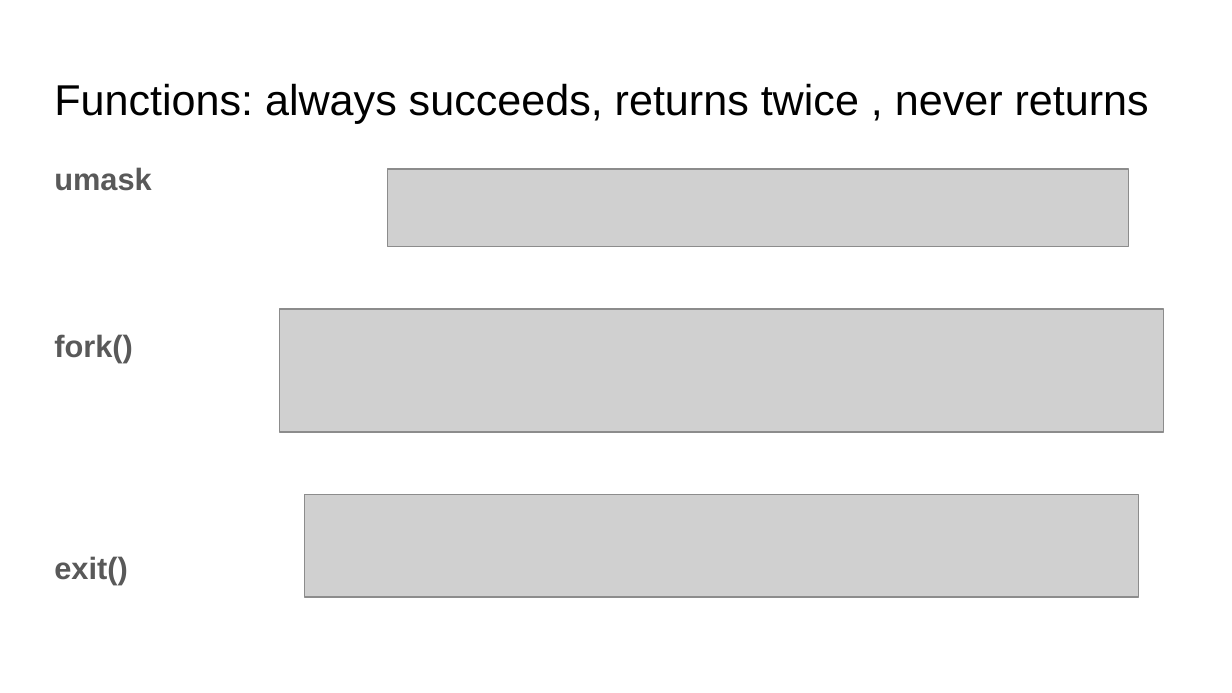
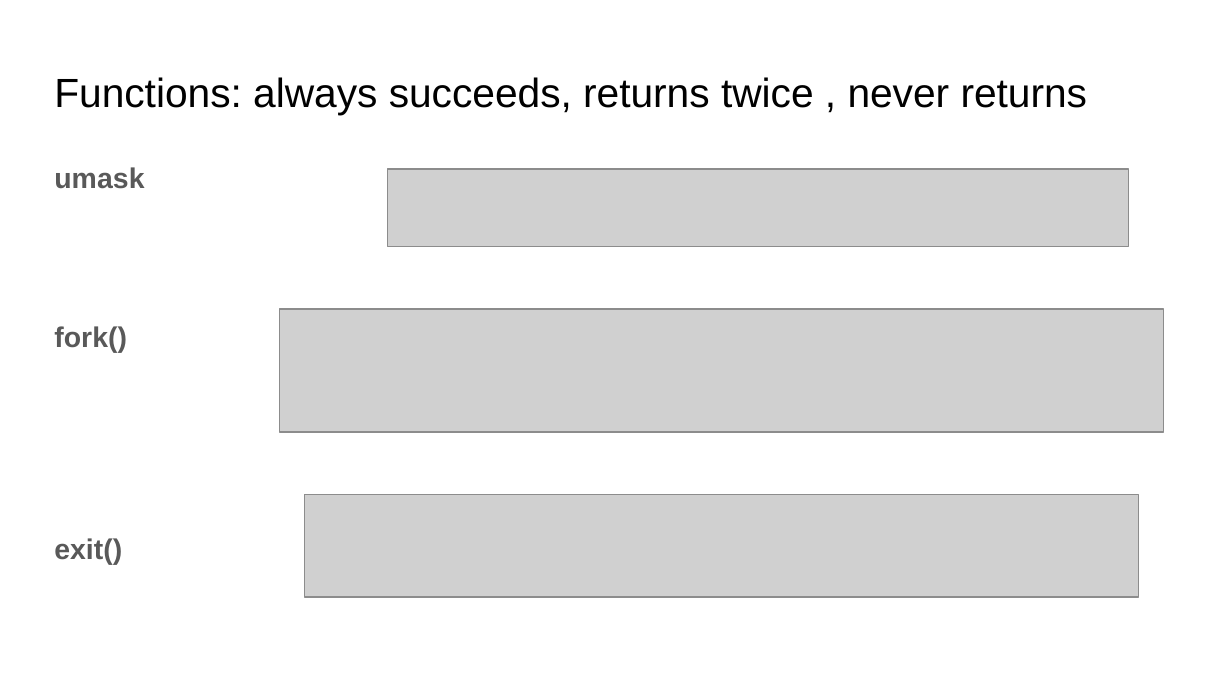
Before and after one commit to ProfJigarPandya/my-content, a slide deck: slide 5 of UnixSystemProgramming/Theory/Computer Engineering Fun Logics - play1.pptx. Drawn at 1232x693 pixels with LibreOffice and Linux fonts; fonts in the diff are those of the drawing; grey boxes stand for pictures. Boxes give left, top, right and bottom in pixels: in the first picture for what was removed or moved away, otherwise in the second. Text is boxed around its words. In the diff, an @@ line names an element or a change of style, - is before the commit and + after.

```diff
--- a/UnixSystemProgramming/Theory/Computer Engineering Fun Logics - play1.pptx
+++ b/UnixSystemProgramming/Theory/Computer Engineering Fun Logics - play1.pptx
@@ title "Functions: always succeeds, returns twice ..." at [54, 77, 1088, 115]: size 25.2 to 23.8 pt; line spacing 1 to 0.9 @@
@@ text "umask" at [54, 167, 144, 564]: size 18 to 16.6 pt @@
```
Also in this commit, not shown: 13 other slides changed, 1 slide added, 11 other files.
